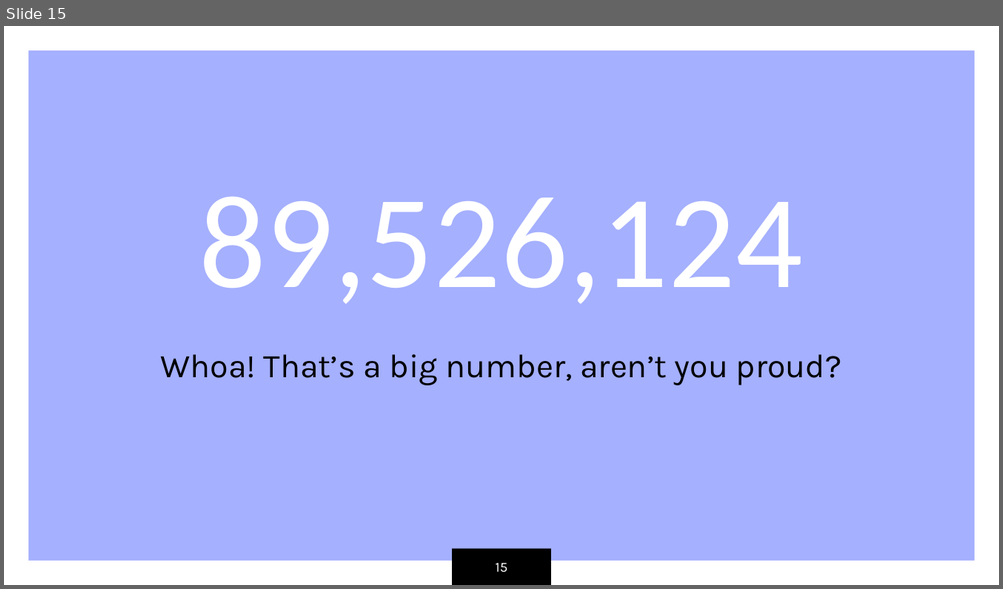
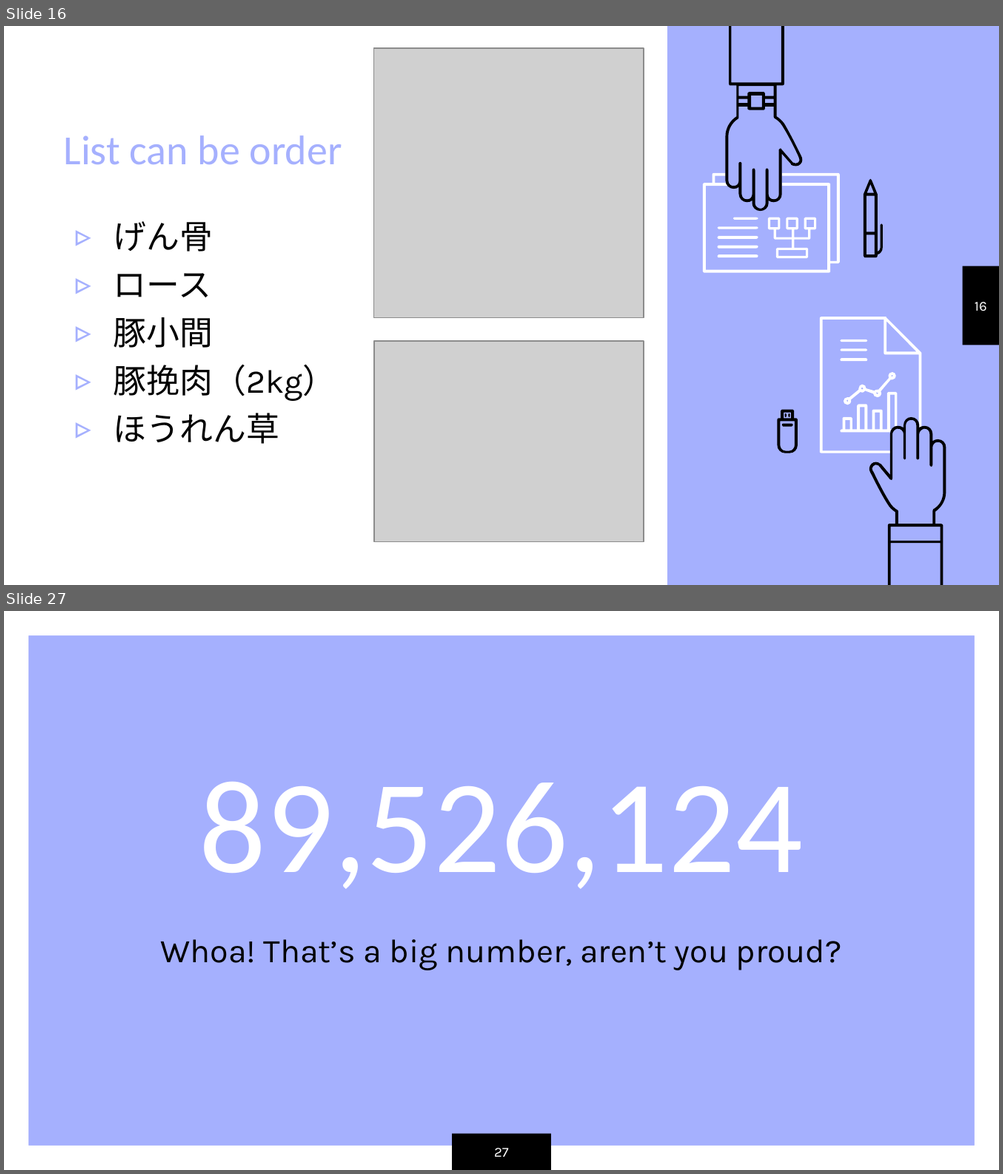
Before and after one commit to trungdung70199/Shifuto, a slide deck: Order.pptx. Shown one above the other, each under a label of ours: slide 15 before the commit, slides 16 and 27 after it; the slides between them are not shown. The pictures are 1003x589 and 1003x1174 pixels, drawn with LibreOffice and Linux fonts; fonts in the diff are those of the drawing; grey boxes stand for pictures. Boxes give left, top, right and bottom in pixels: in the first picture for what was removed or moved away, otherwise in the second. Text is boxed around its words. In the diff, an @@ line names an element or a change of style, - is before the commit and + after.

```diff
--- a/Order.pptx
+++ b/Order.pptx
@@ slide 16 added at [4, 26, 999, 585], background #A5B0FE @@
@@ rectangle added at [4, 26, 667, 585], fill #FFFFFF @@
@@ group added at [702, 26, 882, 272]: 9 freeform shapes @@
@@ picture added at [374, 48, 643, 318] @@
@@ title added at [64, 136, 342, 164], 30 pt, text #A5B0FE @@
+List can be order
@@ text added at [114, 221, 336, 444], 24 pt, text #000000 @@
+▹ げん骨
+▹ ロース
+▹ 豚小間
+▹ 豚挽肉（2kg）
+▹ ほうれん草
@@ rectangle added at [962, 266, 999, 346], fill #000000 @@
@@ page number added at [974, 302, 987, 312], 10 pt, text #FFFFFF @@
+16
@@ picture added at [374, 341, 643, 543] @@
@@ group added at [777, 318, 946, 585]: 11 freeform shapes @@
@@ what was slide 15 is now slide 27 @@
@@ page number at [494, 1148, 508, 1157]: text changed @@
-15
+27
```
Also in this commit, not shown: 13 slides changed, 11 other slides added.
